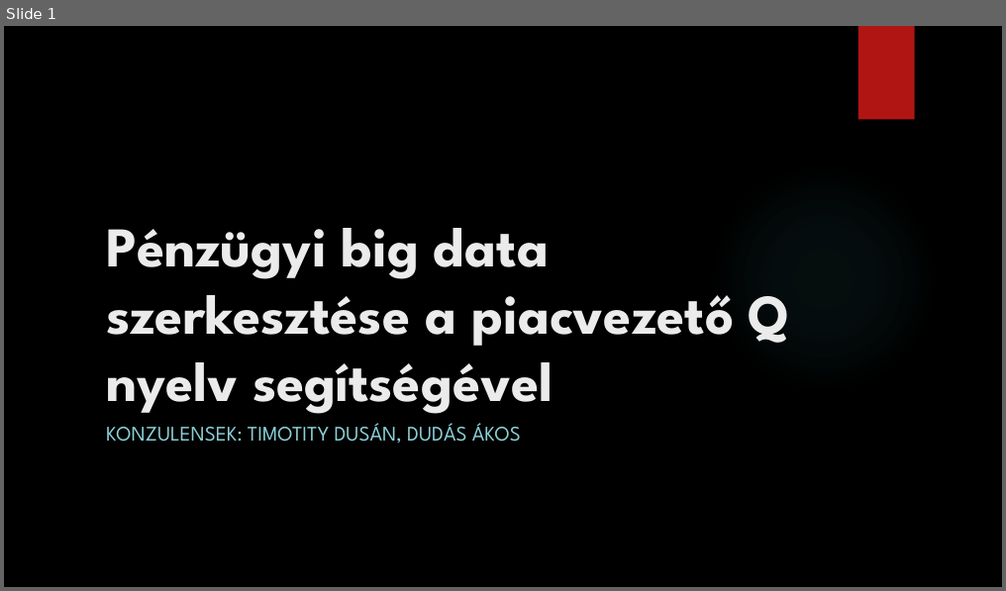
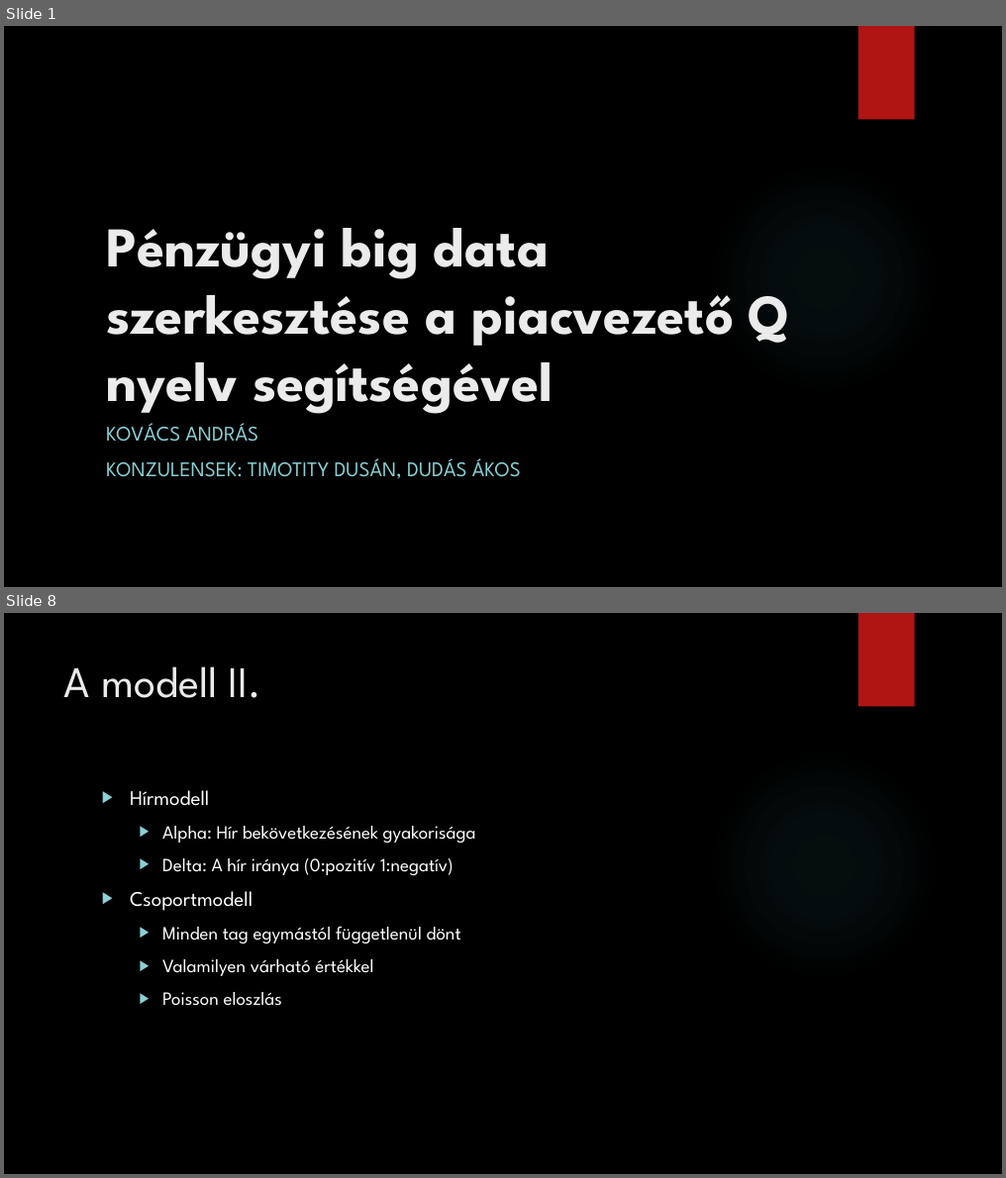
Before and after one commit to kovand11/Msc-Onlab2, a slide deck: Presentation/Pénzügyi big data szerkesztése.pptx. Shown one above the other, each under a label of ours: slide 1 before the commit, slides 1 and 8 after it; the slides between them are not shown. The pictures are 1006x591 and 1006x1178 pixels, drawn with LibreOffice and Linux fonts; fonts in the diff are those of the drawing; background and template pictures are left out. Boxes give left, top, right and bottom in pixels: in the first picture for what was removed or moved away, otherwise in the second. Text is boxed around its words. In the diff, an @@ line names an element or a change of style, - is before the commit and + after.

```diff
--- a/Presentation/Pénzügyi big data szerkesztése.pptx
+++ b/Presentation/Pénzügyi big data szerkesztése.pptx
@@ slide 8 added at [4, 613, 1002, 1174], background picture (left out); not listed: 2 template elements that a slide beside it also shows @@
@@ title added at [64, 666, 262, 698], 42 pt, text #EBEBEB @@
+A modell II.
@@ text added at [130, 790, 476, 1006], 18 pt, text #FFFFFF @@
+▶ Hírmodell
+  ▶ Alpha: Hír bekövetkezésének gyakorisága
+  ▶ Delta: A hír iránya (0:pozitív 1:negatív)
+▶ Csoportmodell
+  ▶ Minden tag egymástól függetlenül dönt
+  ▶ Valamilyen várható értékkel
+  ▶ Poisson eloszlás
@@ slide 1 changed as well @@
@@ subtitle at [106, 423, 258, 442]: paragraph added @@
+KOVÁCS ANDRÁS
```
Also in this commit, not shown: 9 other slides added, 1 slide removed, 10 other files.
